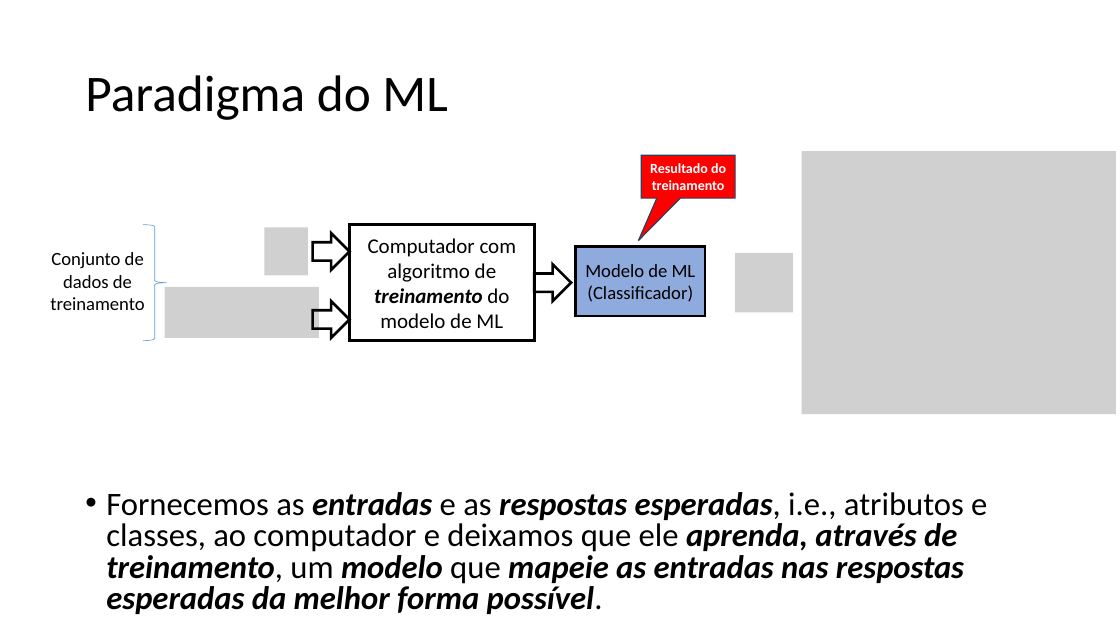
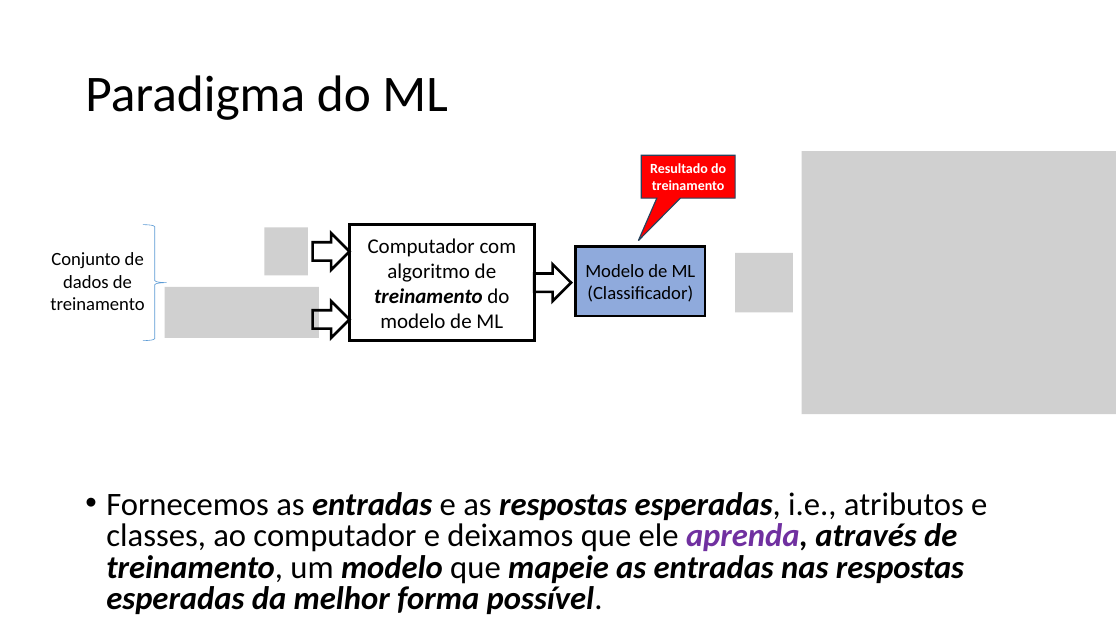
Before and after one commit to zz4fap/t320_aprendizado_de_maquina, a slide deck: slide 7 of slides/Lab1_Ex2.pptx. Drawn at 1120x630 pixels with LibreOffice and Linux fonts; fonts in the diff are those of the drawing; grey boxes stand for pictures. Boxes give left, top, right and bottom in pixels: in the first picture for what was removed or moved away, otherwise in the second. Text is boxed around its words. In the diff, an @@ line names an element or a change of style, - is before the commit and + after.

```diff
--- a/slides/Lab1_Ex2.pptx
+++ b/slides/Lab1_Ex2.pptx
@@ text "Fornecemos as entradas e as ..." at box(106, 492, 987, 614): text colour #000000 to #7030A0 in "aprenda," @@
```
Also in this commit, not shown: 1 other file.
